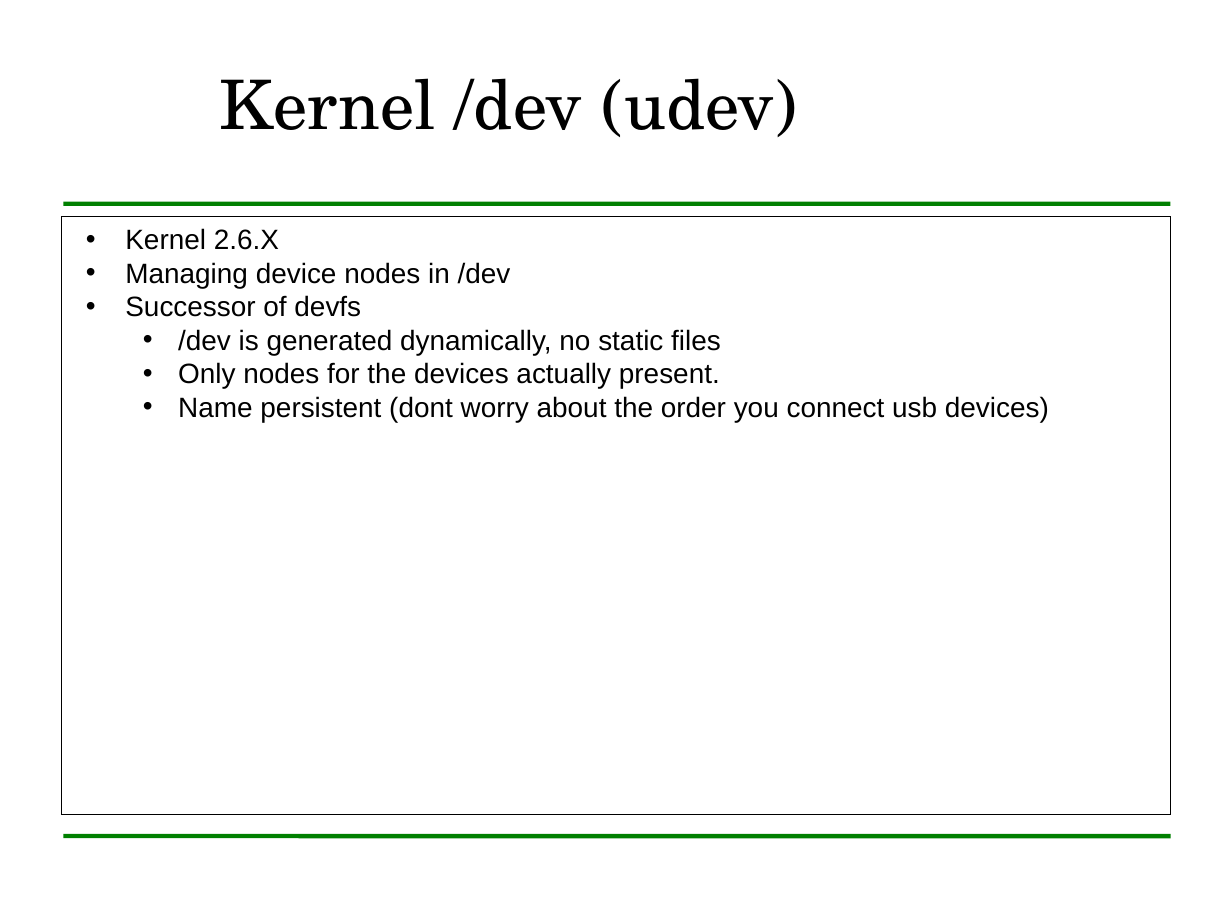
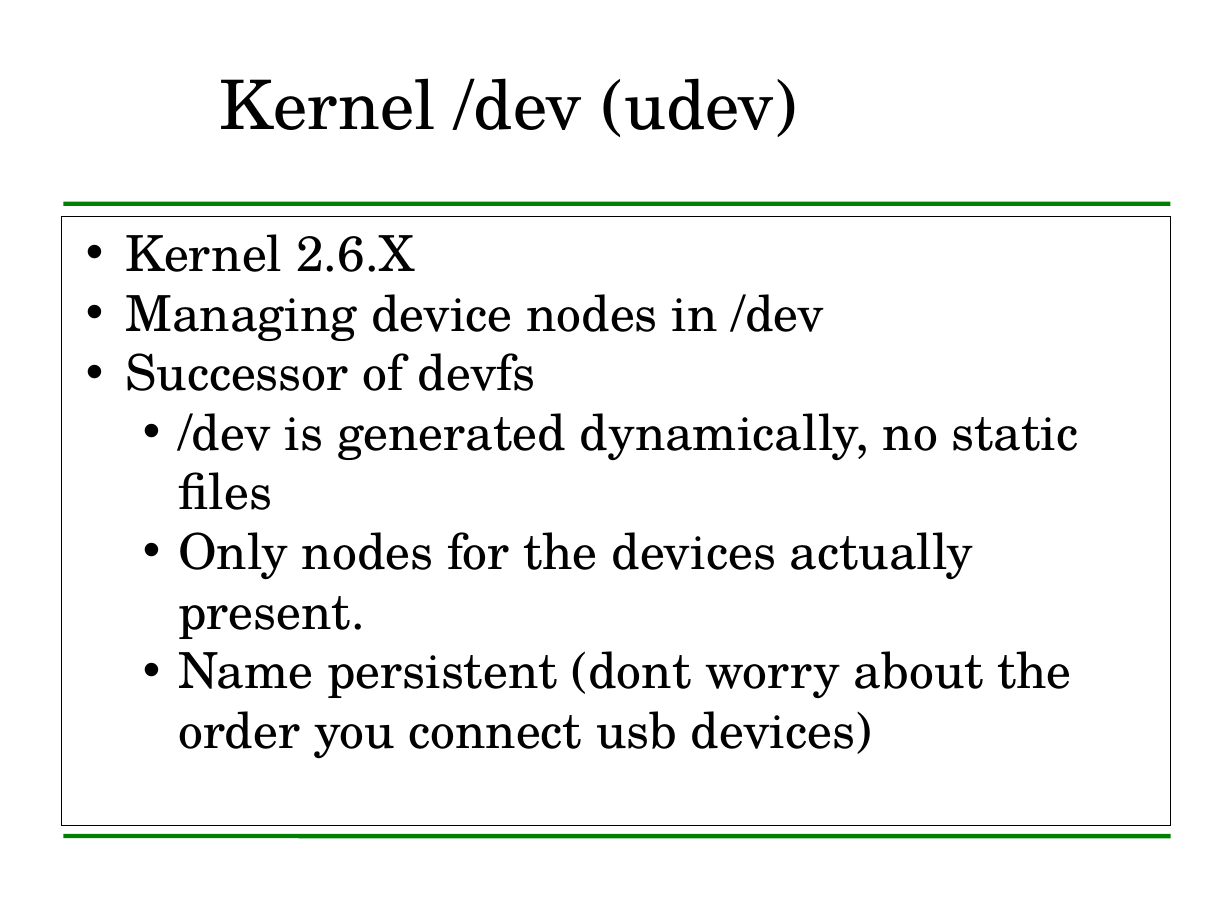
Before and after one commit to LibreLearning/libreteaching, a slide deck: slide 13 of mswl-madrid-2010-2011/cases-i/slides/linux-kernel/linuxKernelDescription.odp. Drawn at 1232x924 pixels with LibreOffice and Linux fonts; fonts in the diff are those of the drawing; background and template pictures are left out. Boxes give left, top, right and bottom in pixels: in the first picture for what was removed or moved away, otherwise in the second. Text is boxed around its words. In the diff, an @@ line names an element or a change of style, - is before the commit and + after.

```diff
--- a/mswl-madrid-2010-2011/cases-i/slides/linux-kernel/linuxKernelDescription.odp
+++ b/mswl-madrid-2010-2011/cases-i/slides/linux-kernel/linuxKernelDescription.odp
@@ rectangle "Kernel 2.6.X" resized from (x1=61, y1=216, x2=1171, y2=814) to (x1=61, y1=216, x2=1171, y2=825) @@
@@ rectangle "Kernel 2.6.X" at (x1=61, y1=216, x2=1171, y2=825): size 18 to 32 pt, font Arial to TeX Gyre Schola @@
```
Also in this commit, not shown: 22 other slides changed, 2 slides added, 1 slide removed.
